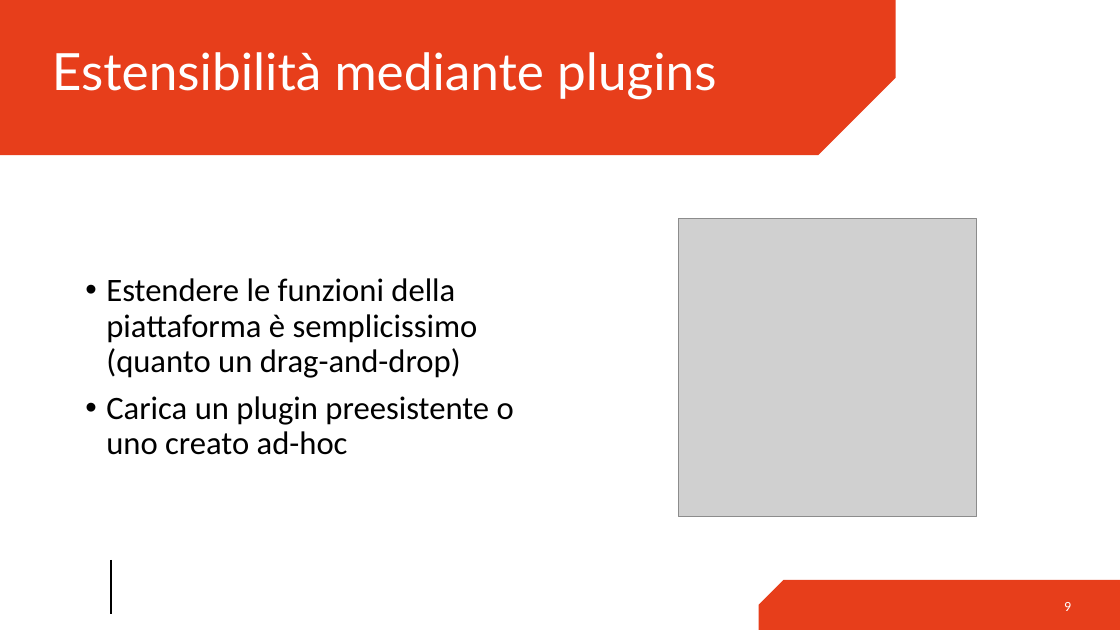
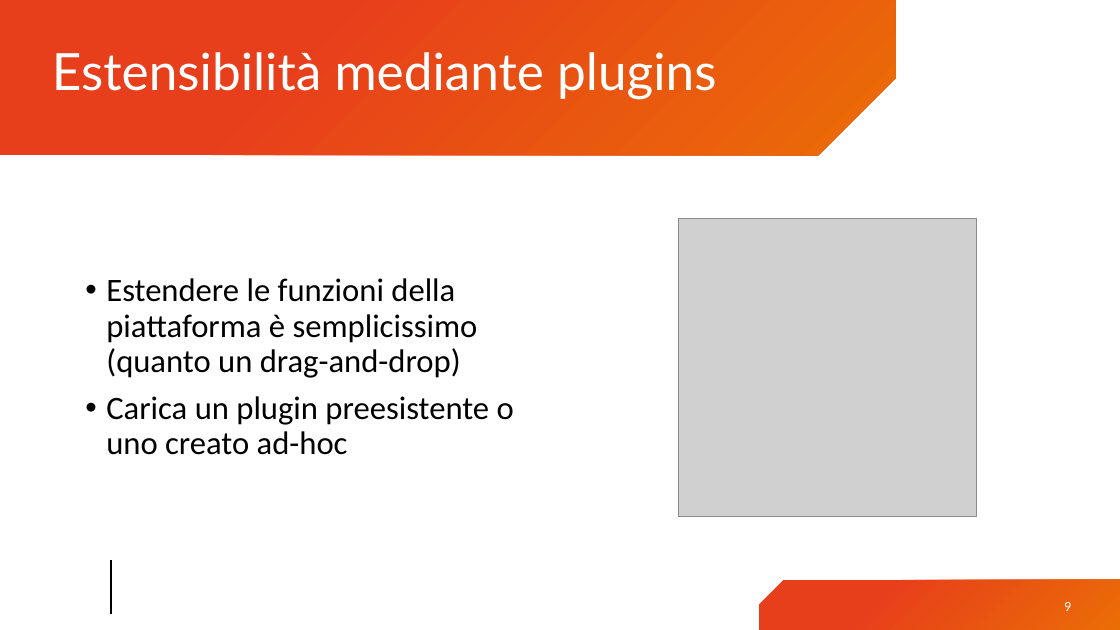
Before and after one commit to F-S-C/elearning, a slide deck: slide 9 of presentazione-formalms.pptx. Drawn at 1120x630 pixels with LibreOffice and Linux fonts; fonts in the diff are those of the drawing; grey boxes stand for pictures; background and template pictures are left out. Boxes give left, top, right and bottom in pixels: in the first picture for what was removed or moved away, otherwise in the second. Text is boxed around its words. In the diff, an @@ line names an element or a change of style, - is before the commit and + after.

```diff
--- a/presentazione-formalms.pptx
+++ b/presentazione-formalms.pptx
@@ snip rect at (x1=0, y1=0, x2=896, y2=155): fill #E73E1B to gradient #E73E1B to #EB6D06 @@
@@ snip rect at (x1=759, y1=580, x2=1120, y2=630): fill #E73E1B to gradient #E73E1B to #EB6D06 @@
```
Also in this commit, not shown: 10 other slides changed, 1 other file.
